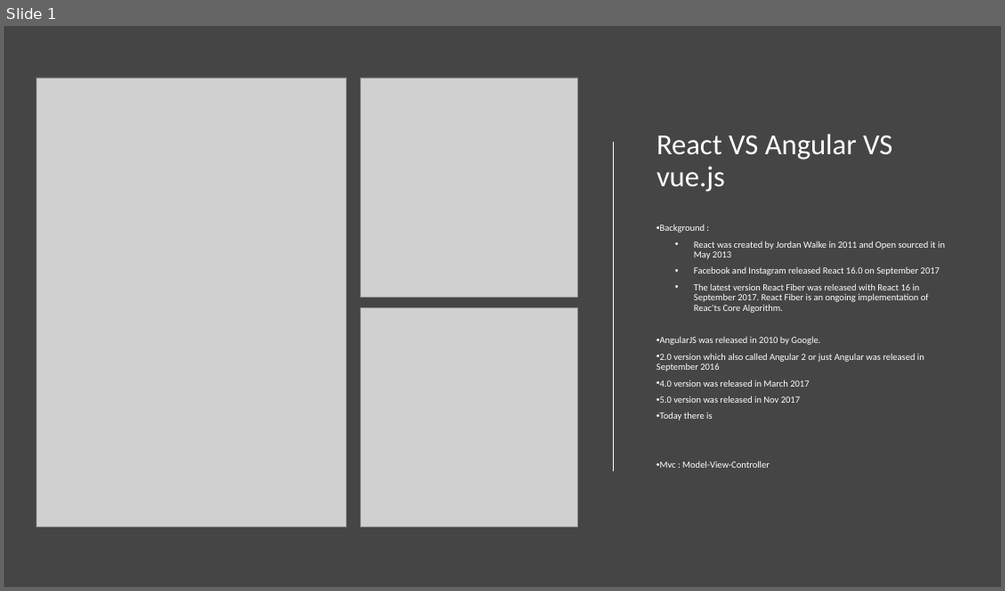
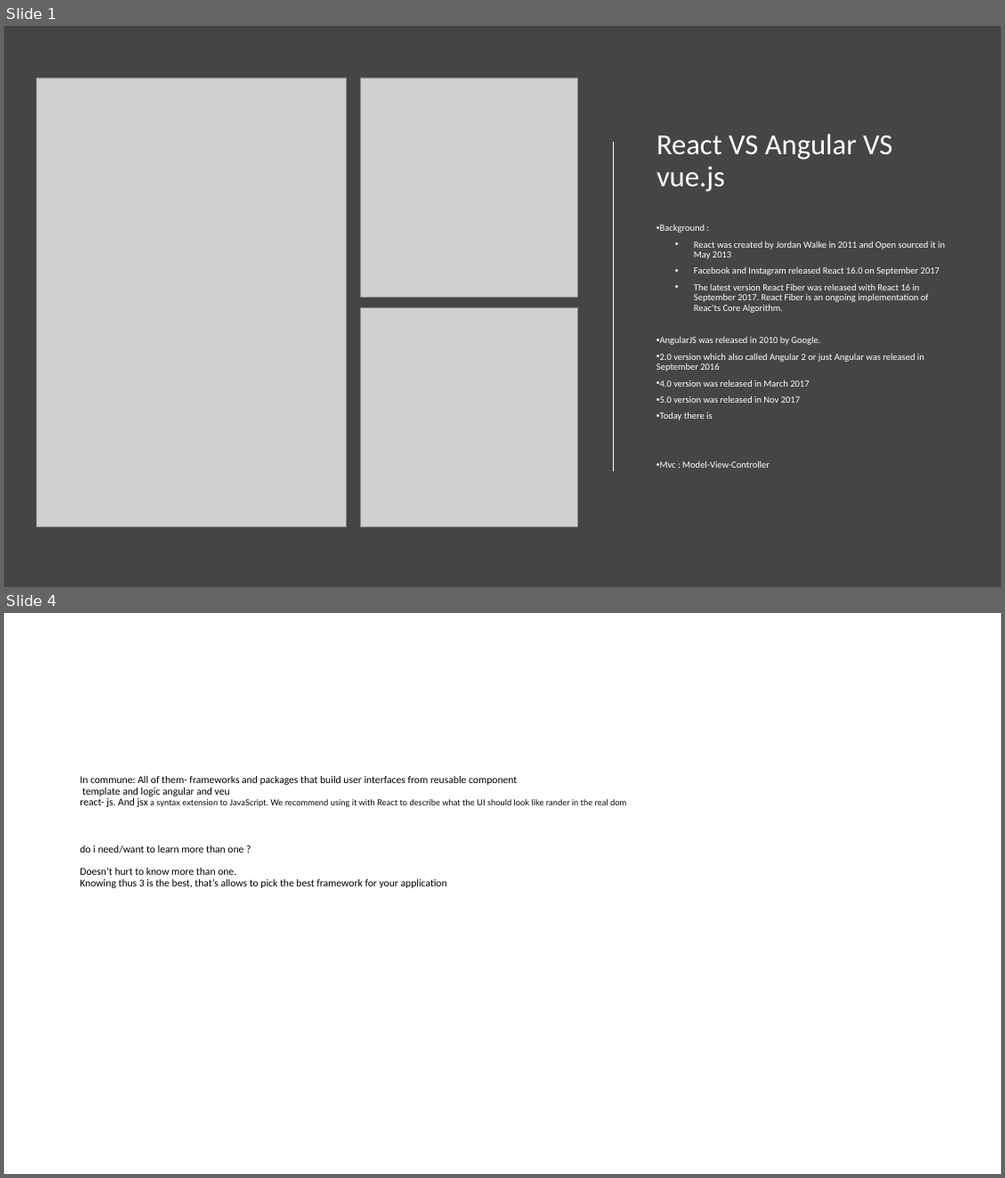
Before and after one commit to nizanf/Flower, a slide deck: src/assets/img/Presentation1.pptx. Shown one above the other, each under a label of ours: slide 1 before the commit, slides 1 and 4 after it; the slides between them are not shown. The pictures are 1005x591 and 1005x1178 pixels, drawn with LibreOffice and Linux fonts; fonts in the diff are those of the drawing; grey boxes stand for pictures; background and template pictures are left out. Boxes give left, top, right and bottom in pixels: in the first picture for what was removed or moved away, otherwise in the second. Text is boxed around its words. In the diff, an @@ line names an element or a change of style, - is before the commit and + after.

```diff
--- a/src/assets/img/Presentation1.pptx
+++ b/src/assets/img/Presentation1.pptx
@@ slide 4 added at bbox=[4, 613, 1001, 1174], background #FFFFFF @@
@@ title added at bbox=[80, 776, 626, 888], 10 pt, text #000000 @@
+In commune: All of them- frameworks and packages that build user interfaces from reusable component
+template and logic angular and veu
+react- js. And jsx a syntax extension to JavaScript. We recommend using it with React to describe what the UI should look like rander in the real dom
+do i need/want to learn more than one ?
+Doesn’t hurt to know more than one.
+Knowing thus 3 is the best, that’s allows to pick the best framework for your application
```
Also in this commit, not shown: 4 slides changed, 1 other slide added, 4 slides removed.
